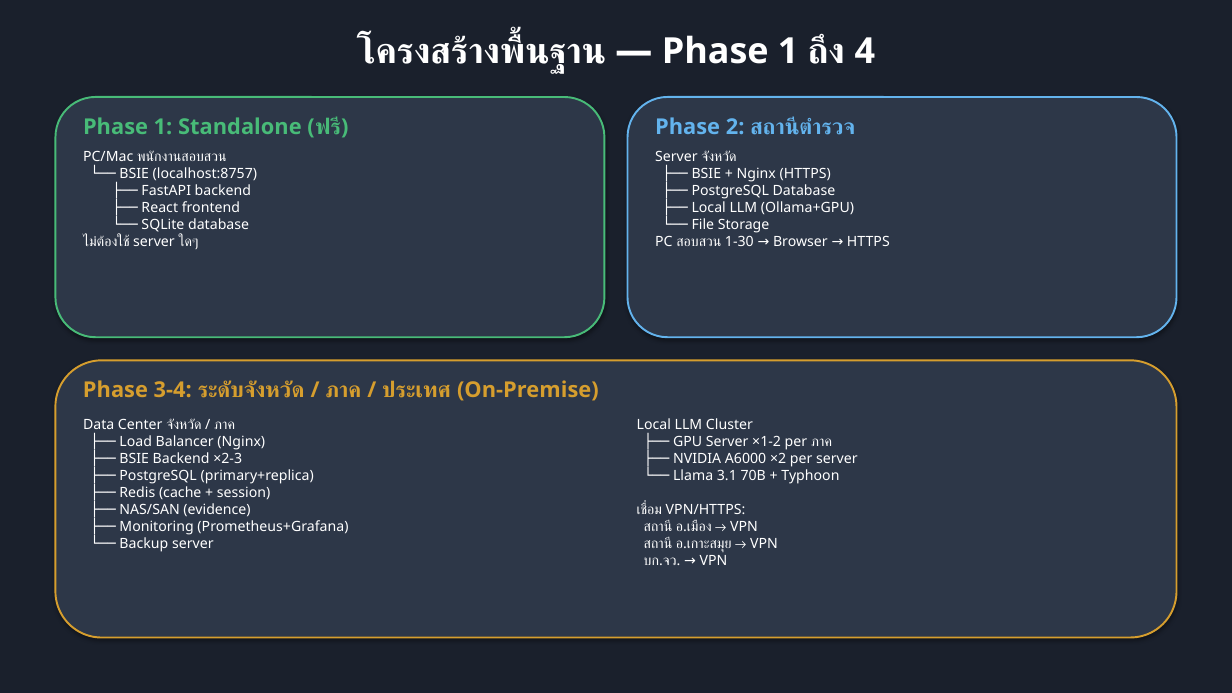
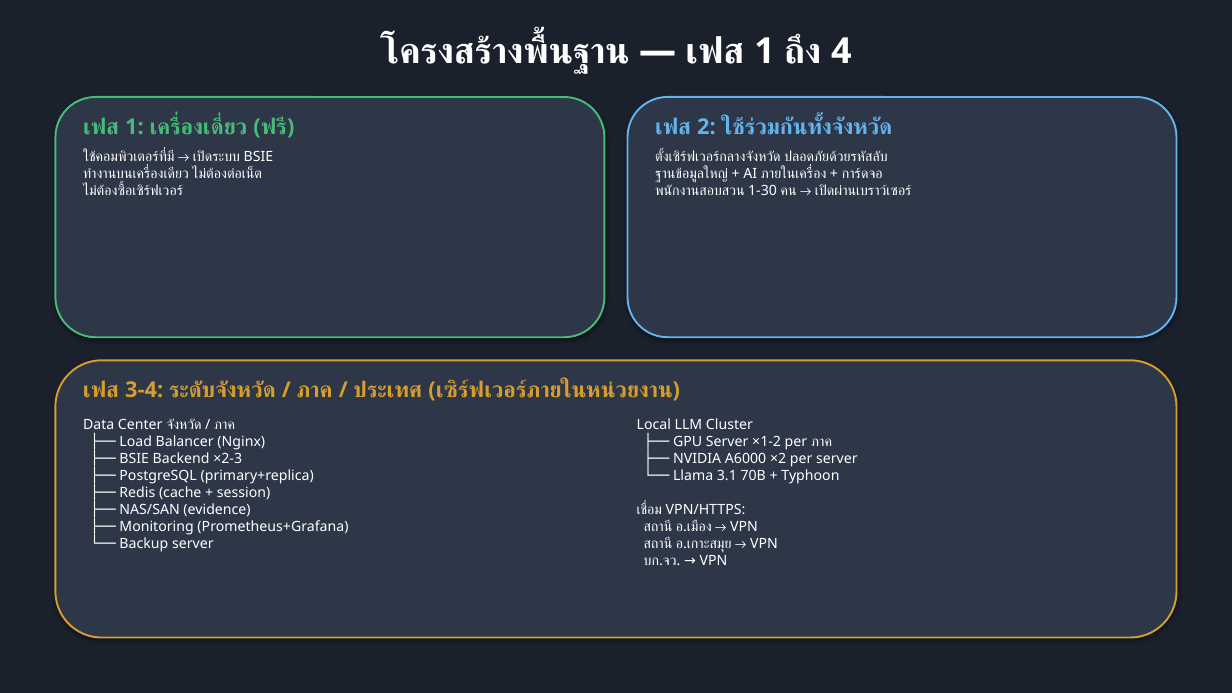
Before and after one commit to numsarai/Saraithong-BSIE, a slide deck: slide 14 of docs/SPNI_BSIE_Presentation.pptx. Drawn at 1232x693 pixels with LibreOffice and Linux fonts; fonts in the diff are those of the drawing. Boxes give left, top, right and bottom in pixels: in the first picture for what was removed or moved away, otherwise in the second. Text is boxed around its words. In the diff, an @@ line names an element or a change of style, - is before the commit and + after.

```diff
--- a/docs/SPNI_BSIE_Presentation.pptx
+++ b/docs/SPNI_BSIE_Presentation.pptx
@@ text at (380,35,852,73): text changed @@
-โครงสร้างพื้นฐาน — Phase 1 ถึง 4
+โครงสร้างพื้นฐาน — เฟส 1 ถึง 4
@@ text at (83,116,294,138): text changed @@
-Phase 1: Standalone (ฟรี)
+เฟส 1: เครื่องเดี่ยว (ฟรี)
@@ text at (655,117,892,135): text changed @@
-Phase 2: สถานีตำรวจ
+เฟส 2: ใช้ร่วมกันทั้งจังหวัด
@@ text at (83,150,274,195): text changed @@
-PC/Mac พนักงานสอบสวน
-└── BSIE (localhost:8757)
-├── FastAPI backend
-├── React frontend
-└── SQLite database
-ไม่ต้องใช้ server ใดๆ
+ใช้คอมพิวเตอร์ที่มี → เปิดระบบ BSIE
+ทำงานบนเครื่องเดียว ไม่ต้องต่อเน็ต
+ไม่ต้องซื้อเซิร์ฟเวอร์
@@ text at (655,150,911,195): text changed @@
-Server จังหวัด
-├── BSIE + Nginx (HTTPS)
-├── PostgreSQL Database
-├── Local LLM (Ollama+GPU)
-└── File Storage
-PC สอบสวน 1-30 → Browser → HTTPS
+ตั้งเซิร์ฟเวอร์กลางจังหวัด ปลอดภัยด้วยรหัสลับ
+ฐานข้อมูลใหญ่ + AI ภายในเครื่อง + การ์ดจอ
+พนักงานสอบสวน 1-30 คน → เปิดผ่านเบราว์เซอร์
@@ text at (83,377,680,401): text changed @@
-Phase 3-4: ระดับจังหวัด / ภาค / ประเทศ (On-Premise)
+เฟส 3-4: ระดับจังหวัด / ภาค / ประเทศ (เซิร์ฟเวอร์ภายในหน่วยงาน)
```
Also in this commit, not shown: 20 other slides changed, 2 other files.
